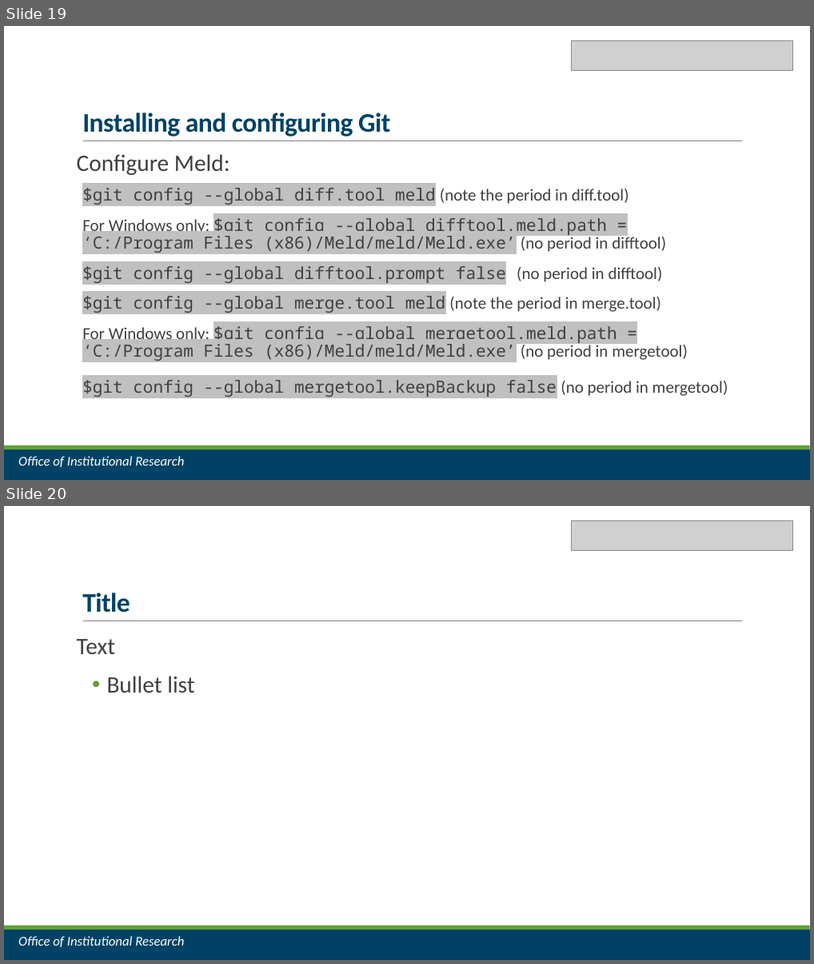
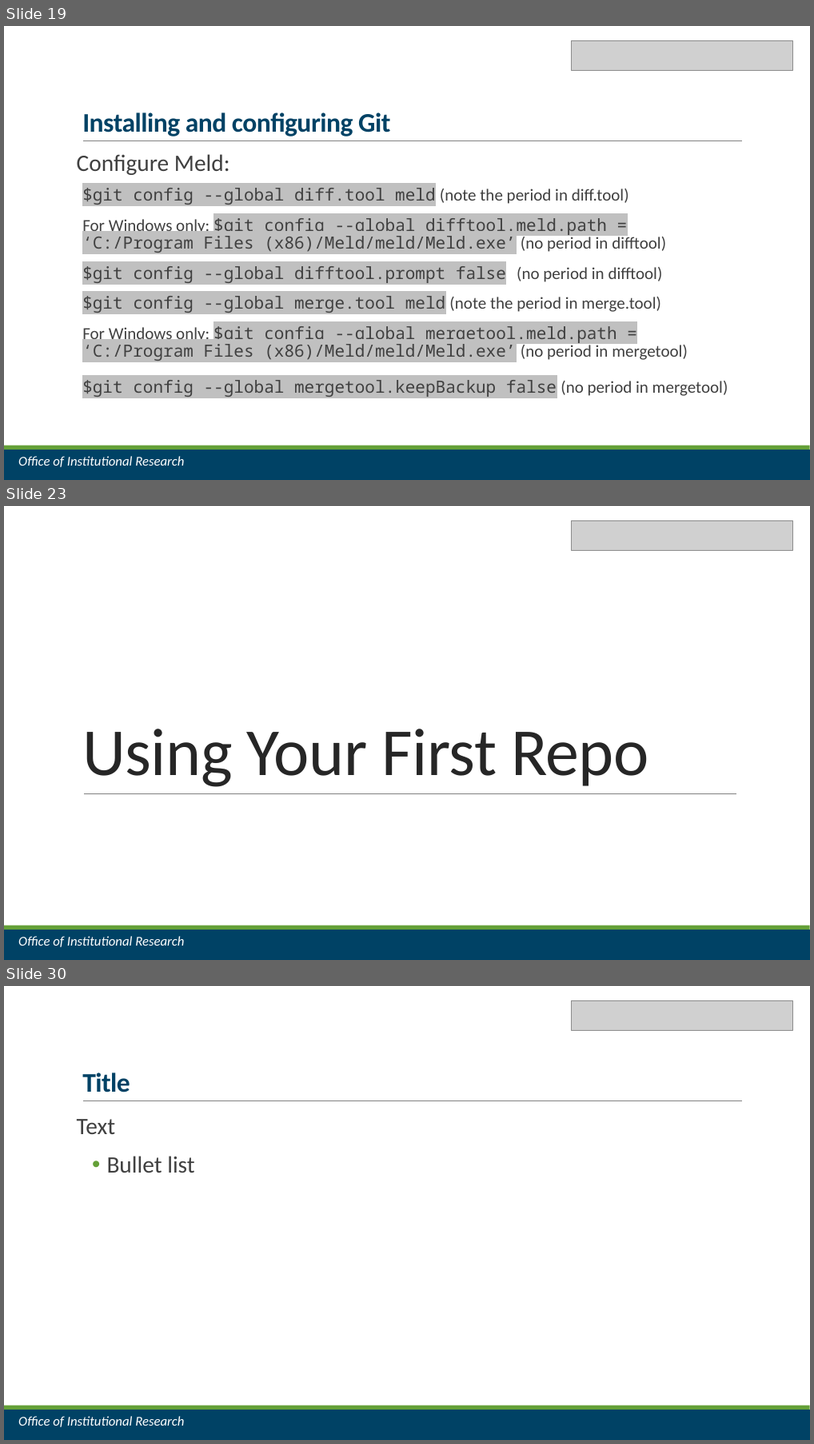
Before and after one commit to jrf1111/Do-You-Git-It-Now, a slide deck: Do You Git It Now.pptx. Shown one above the other, each under a label of ours: slides 19 and 20 before the commit, slides 19, 23 and 30 after it; the slides between them are not shown. The pictures are 814x964 and 814x1444 pixels, drawn with LibreOffice and Linux fonts; fonts in the diff are those of the drawing; grey boxes stand for pictures. Boxes give left, top, right and bottom in pixels: in the first picture for what was removed or moved away, otherwise in the second. Text is boxed around its words. In the diff, an @@ line names an element or a change of style, - is before the commit and + after.

Commit message:
add sections for making and using your first repo

```diff
--- a/Do You Git It Now.pptx
+++ b/Do You Git It Now.pptx
@@ slide 23 added at <box>4,506,810,960</box>, background #FFFFFF; not listed: 2 template elements that a slide beside it also shows @@
@@ picture added at <box>572,520,794,550</box> @@
@@ title added at <box>82,728,650,787</box>, 80 pt, text #262626 @@
+Using Your First Repo
@@ line added from (84, 793) to (738, 793), #808080 0.5 pt @@
@@ text added at <box>18,936,184,947</box>, 16 pt, text #FFFFFF, italic @@
+Office of Institutional Research
@@ what was slide 20 is now slide 30 @@
```
Also in this commit, not shown: 2 slides changed, 8 other slides added, 1 other file.
